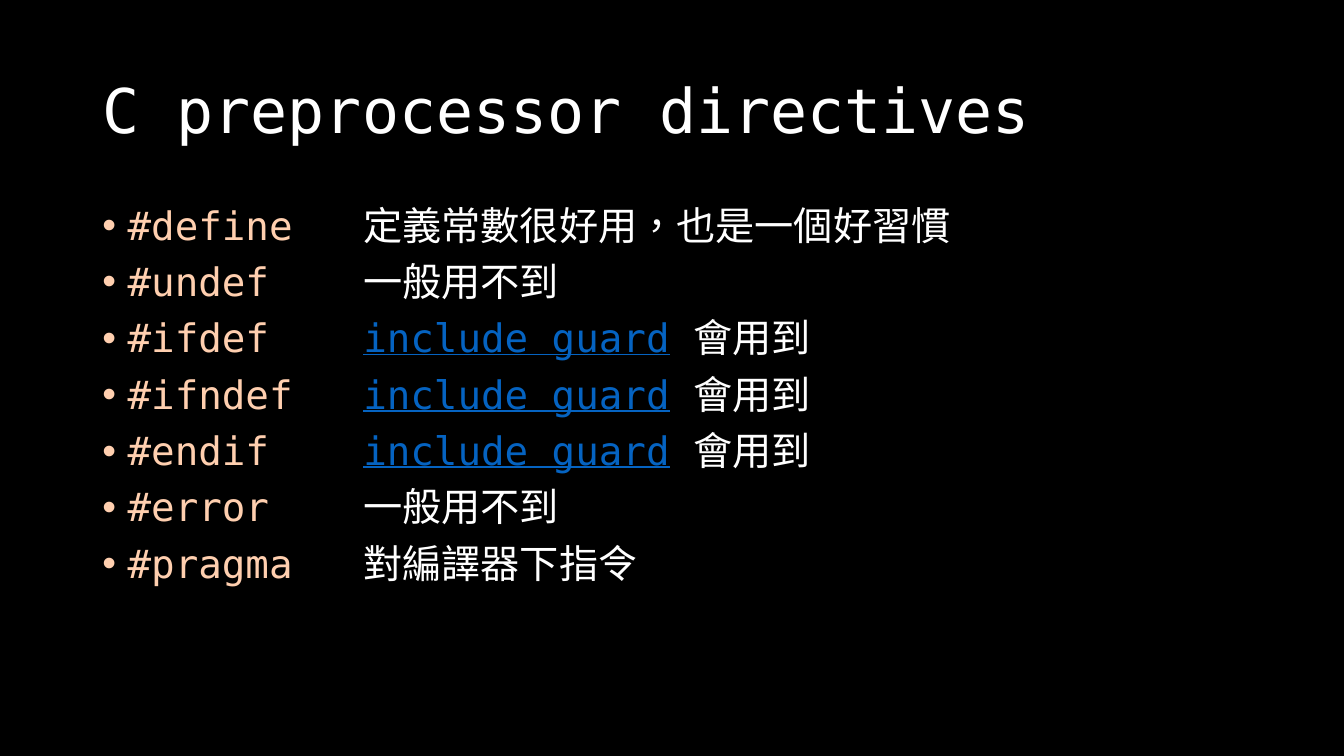
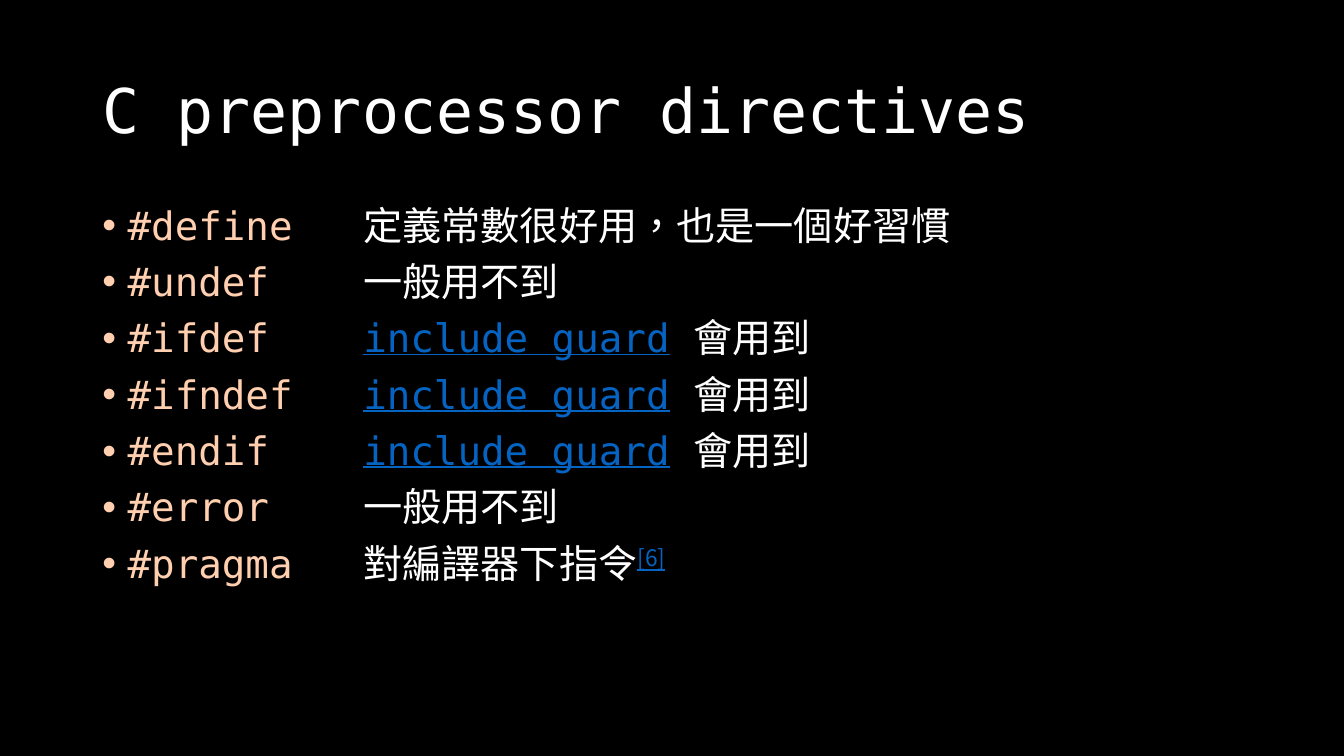
Before and after one commit to OEmiliatanO/those_c_prog_didnt_teach, a slide deck: slide 33 of Ch1/Ch1-basic.pptx (slide 32 before the commit). Drawn at 1344x756 pixels with LibreOffice and Linux fonts; fonts in the diff are those of the drawing. Boxes give left, top, right and bottom in pixels: in the first picture for what was removed or moved away, otherwise in the second. Text is boxed around its words. In the diff, an @@ line names an element or a change of style, - is before the commit and + after.

```diff
--- a/Ch1/Ch1-basic.pptx
+++ b/Ch1/Ch1-basic.pptx
@@ text at [363,545,665,581]: text changed; font DejaVu Sans Mono to Noto Sans CJK SC @@
-• #pragma 對編譯器下指令
+• #pragma 對編譯器下指令[6]
```
Also in this commit, not shown: 38 other slides changed, 7 slides added, 5 other files.
